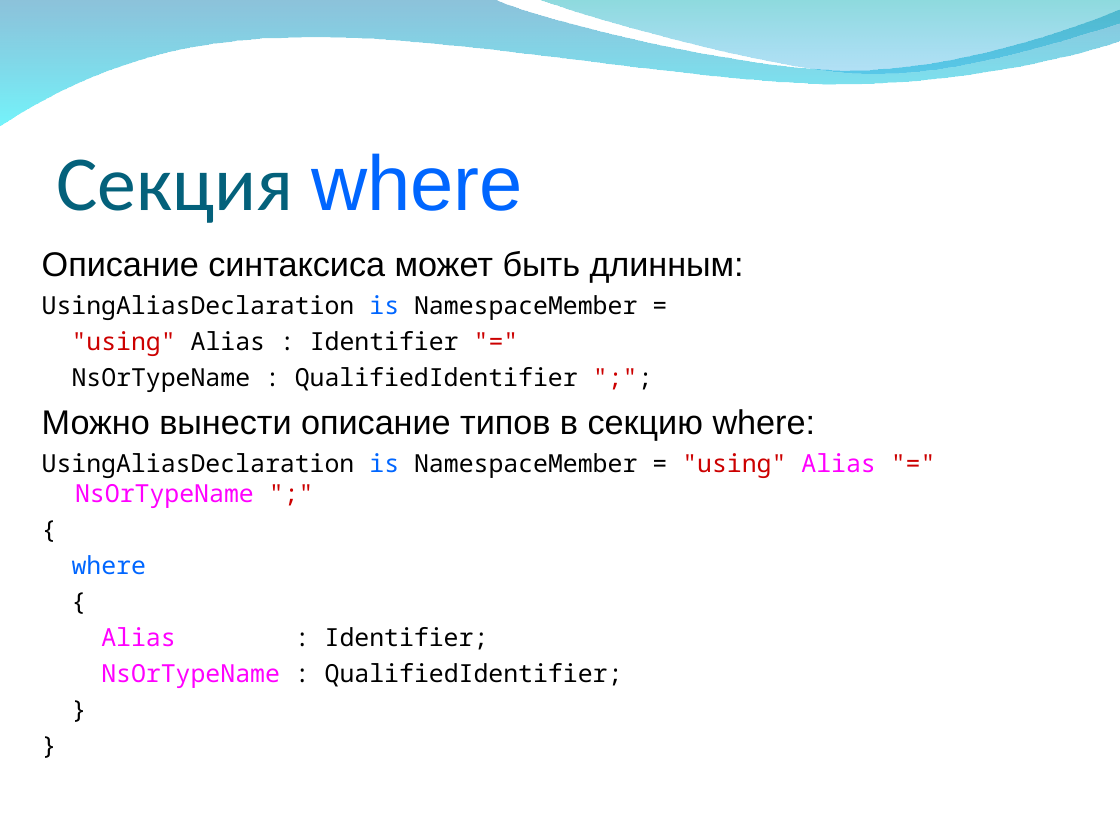
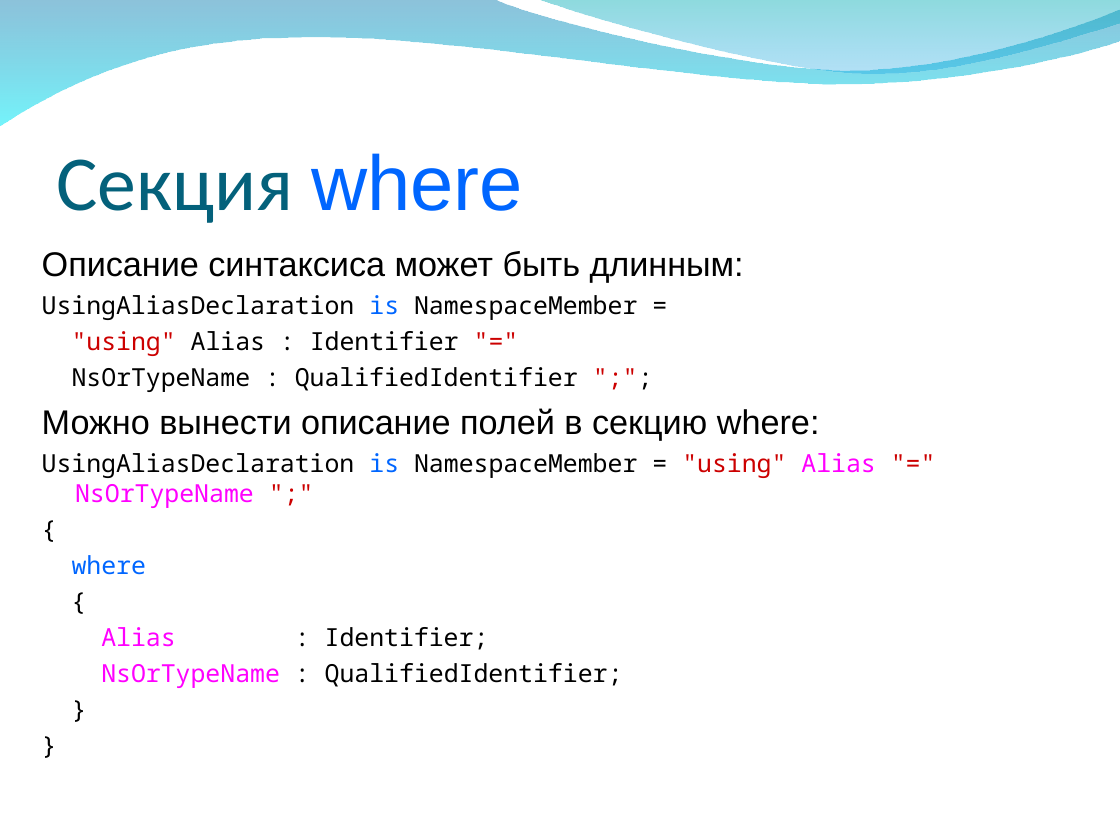
Before and after one commit to VladD2/Nemerle-Articles, a slide deck: slide 28 of N2/N2-Project/N2.ppt (slide 27 before the commit). Drawn at 1120x840 pixels with LibreOffice and Linux fonts; fonts in the diff are those of the drawing; background and template pictures are left out. Boxes give left, top, right and bottom in pixels: in the first picture for what was removed or moved away, otherwise in the second. Text is boxed around its words. In the diff, an @@ line names an element or a change of style, - is before the commit and + after.

```diff
--- a/N2/N2-Project/N2.ppt
+++ b/N2/N2-Project/N2.ppt
@@ text at (42,408,820,441): text changed @@
-Можно вынести описание типов в секцию where:
+Можно вынести описание полей в секцию where:
```
Also in this commit, not shown: 18 other slides changed, 4 slides added.
